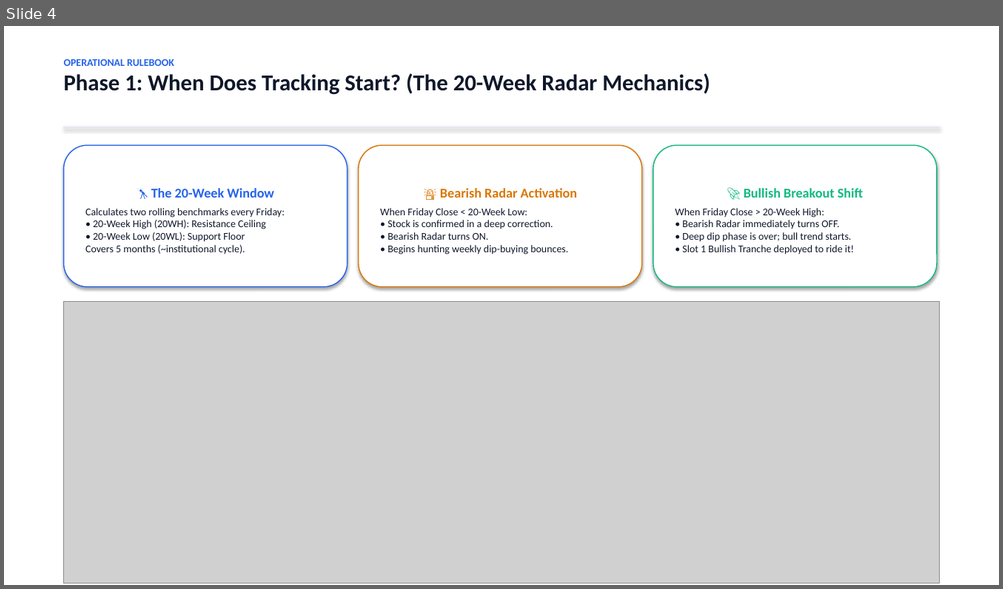
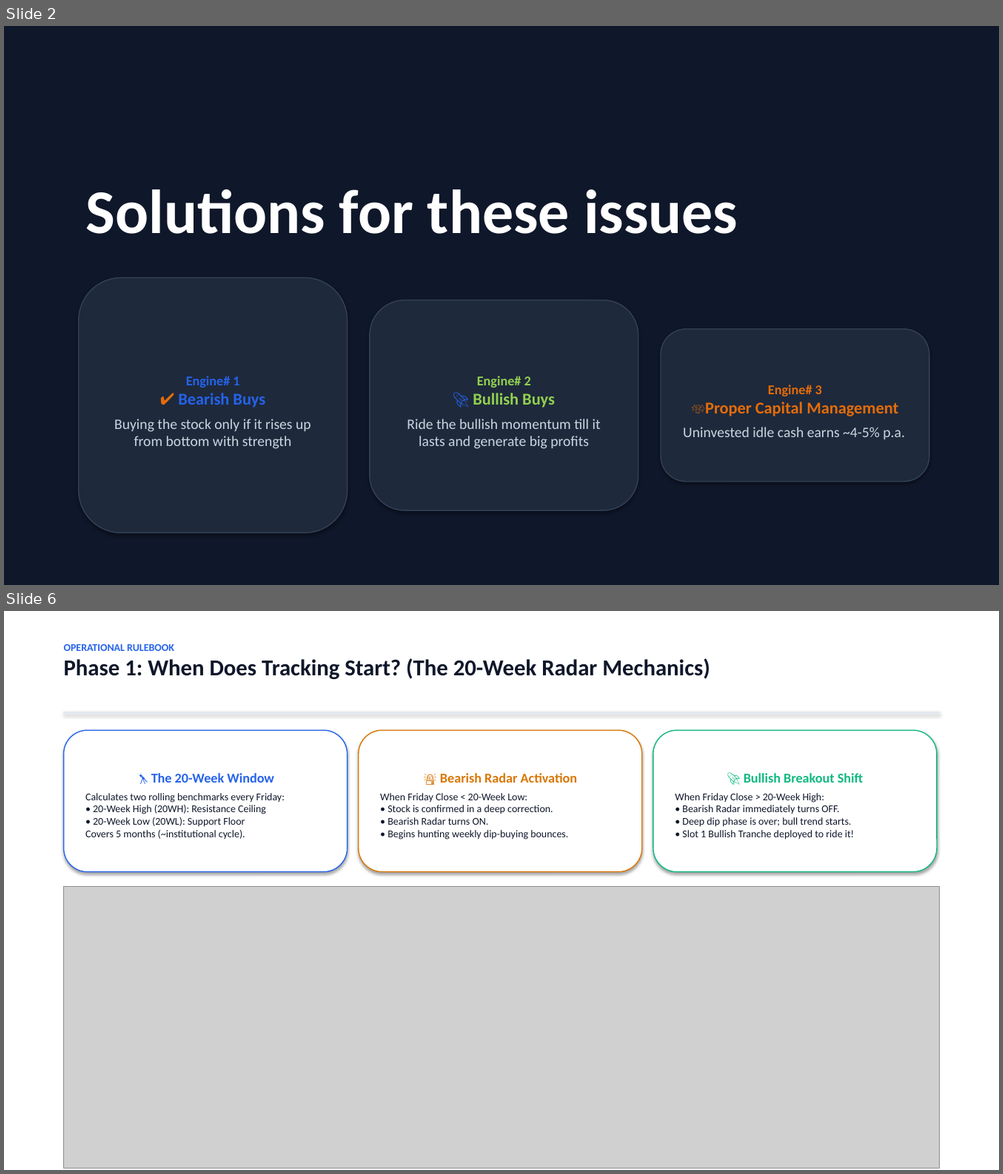
Before and after one commit to Fulera2021/Darvas-Bearish-Bullish-combo, a slide deck: Darvas_Strategy_Rulebook_Deck_v2.pptx. Shown one above the other, each under a label of ours: slide 4 before the commit, slides 2 and 6 after it; the slides between them are not shown. The pictures are 1003x589 and 1003x1174 pixels, drawn with LibreOffice and Linux fonts; fonts in the diff are those of the drawing; grey boxes stand for pictures. Boxes give left, top, right and bottom in pixels: in the first picture for what was removed or moved away, otherwise in the second. Text is boxed around its words. In the diff, an @@ line names an element or a change of style, - is before the commit and + after.

```diff
--- a/Darvas_Strategy_Rulebook_Deck_v2.pptx
+++ b/Darvas_Strategy_Rulebook_Deck_v2.pptx
@@ slide 2 added at bbox=[4, 26, 999, 585], background #FFFFFF @@
@@ rectangle added at bbox=[4, 26, 999, 585], fill #0F172A, outline #0F172A 0.75 pt @@
@@ text added at bbox=[86, 190, 737, 234], 60 pt, text #FFFFFF, bold @@
+Solutions for these issues
@@ rounded rectangle added at bbox=[79, 278, 347, 534], fill #1E293B, outline #334155 1 pt, 14 pt, text #CBD5E1 @@
+Engine# 1
+✔ Bearish Buys
+Buying the stock only if it rises up from bottom with strength
@@ rounded rectangle added at bbox=[370, 301, 638, 511], fill #1E293B, outline #334155 1 pt, 14 pt, text #CBD5E1 @@
+Engine# 2
+🚀 Bullish Buys
+Ride the bullish momentum till it lasts and generate big profits
@@ rounded rectangle added at bbox=[660, 329, 929, 483], fill #1E293B, outline #334155 1 pt, 14 pt, text #E46C0A, bold @@
+Engine# 3
+💸Proper Capital Management
+Uninvested idle cash earns ~4-5% p.a.
@@ what was slide 4 is now slide 6 @@
```
Also in this commit, not shown: 1 slide changed, 2 other slides added, 1 slide removed, 4 other files.
